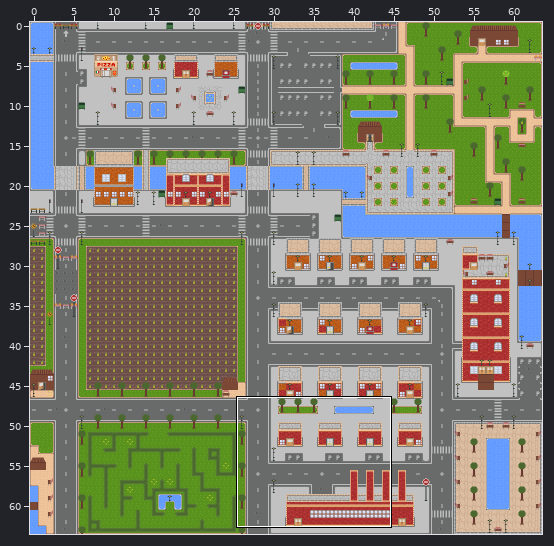
Tiled map (JSON) -- assets/map/map1.json. Above, an overview of the earlier version with the close-up marked.
Close-up. Old version:
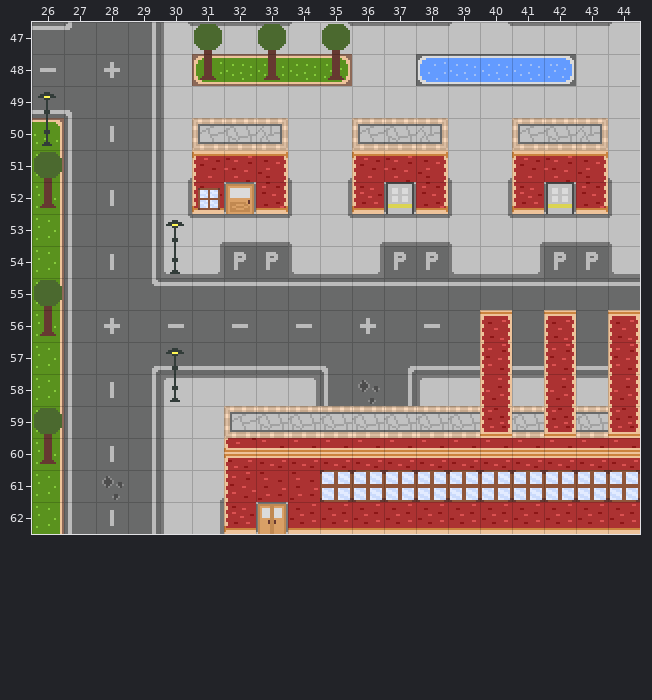
Cells are 16x16 px. Shown: x 26..44, y 47..62. The commit also changed other parts of the map, which this record leaves out.
New version:
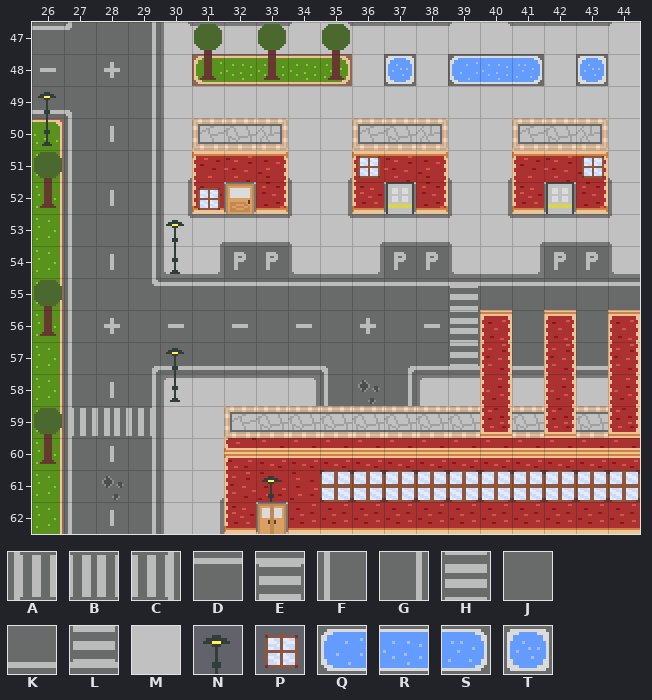
Key: from "tileset_map1": A 0, B 1, C 2, D 3, E 4, F 15, G 17, H 19, J 31, K 33, L 34, M 76, N 158, P 233, Q 273, R 274, S 275, T 276.
_ is an empty cell.
From old to new:
{"where": "layer \"Ground\""}
{"y":48,"x":37,"old":"MQR","new":"TMQ"}
{"y":48,"x":41,"old":"RSM","new":"SMT"}
{"y":55,"x":39,"old":"D","new":"E"}
{"y":56,"x":39,"old":"J","new":"H"}
{"y":57,"x":39,"old":"K","new":"L"}
{"y":59,"x":27,"old":"FJG","new":"ABC"}
{"where": "layer \"Ornaments2\""}
{"y":51,"x":36,"old":"_","new":"P"}
{"y":51,"x":43,"old":"_","new":"P"}
{"y":61,"x":33,"old":"_","new":"N"}
{"label":"changed","picture_box":[384,54,478,86]}
{"label":"changed","picture_box":[514,54,608,86]}
{"label":"added","picture_box":[358,156,380,178]}
{"label":"added","picture_box":[582,156,604,178]}
{"label":"changed","picture_box":[450,286,478,366]}
{"label":"changed","picture_box":[72,408,152,436]}
{"label":"added","picture_box":[262,476,280,502]}
